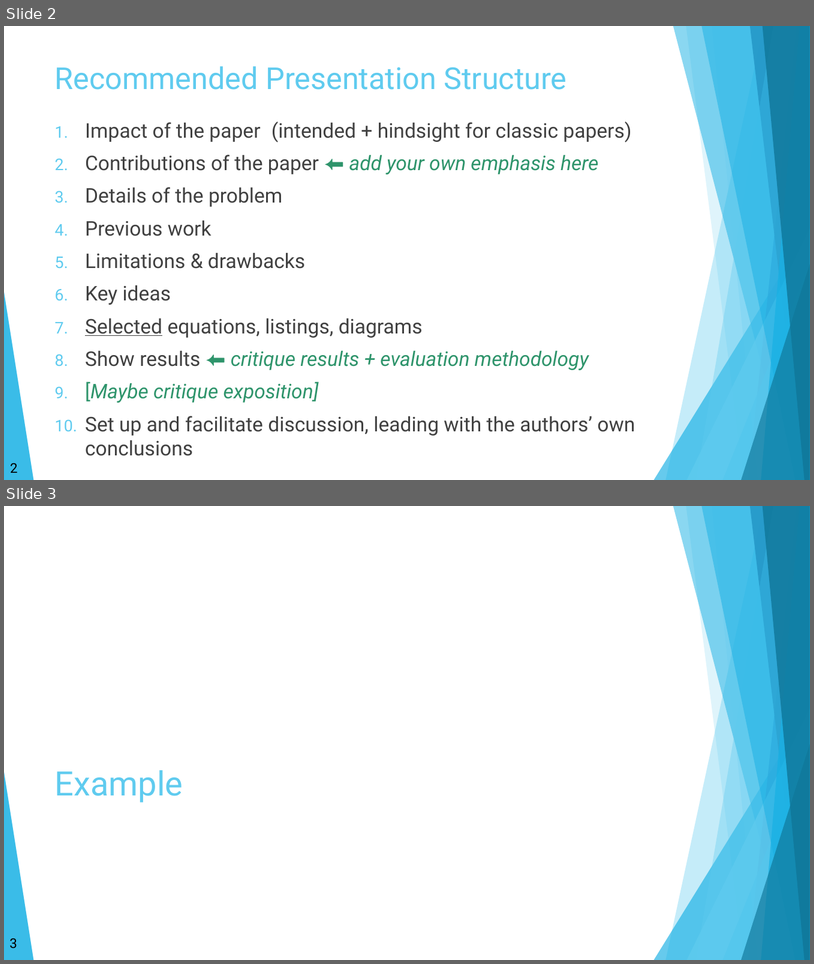
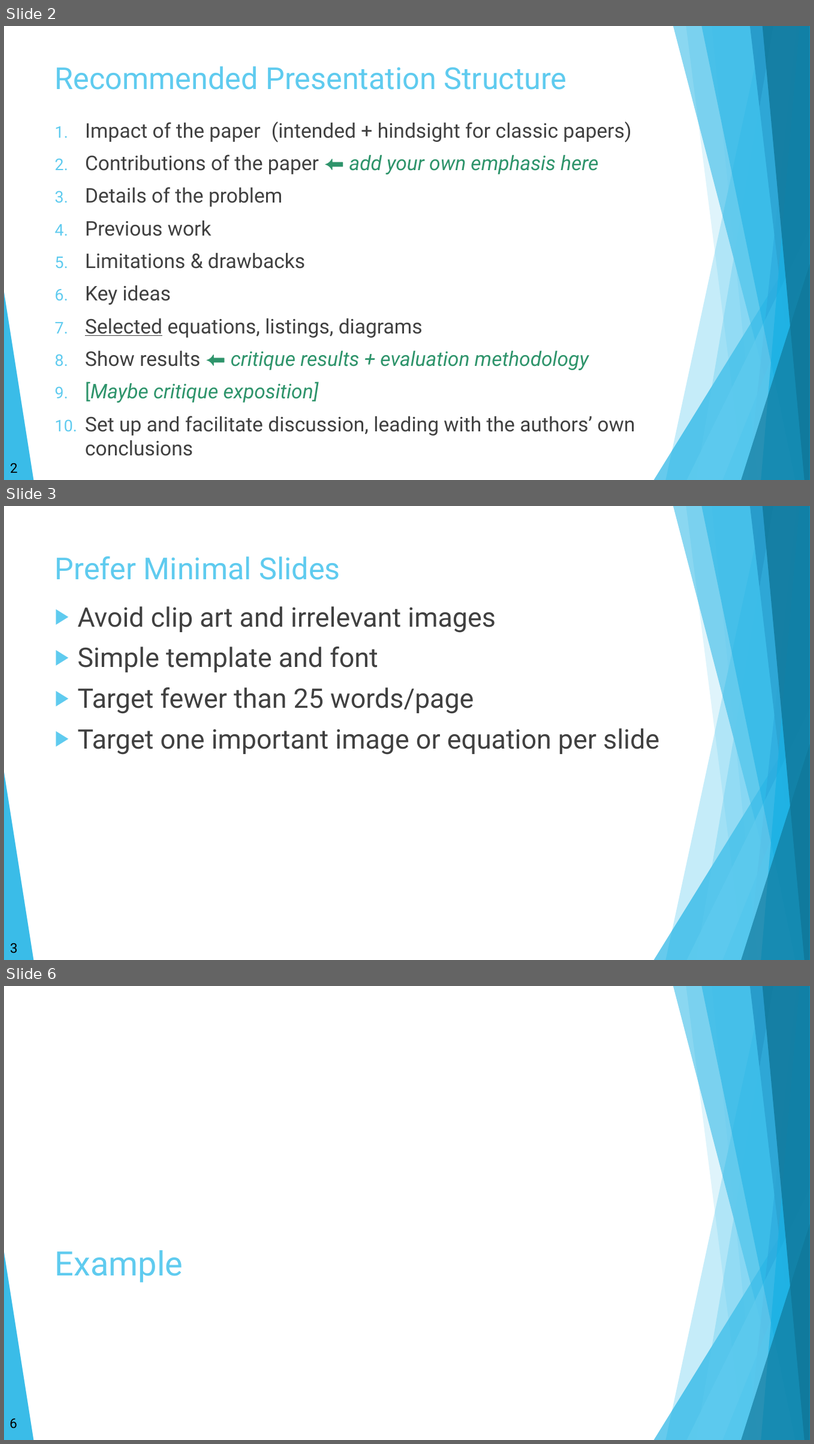
Before and after one commit to morgan3d/advanced-ray-tracing-course, a slide deck: present-research.pptx. Shown one above the other, each under a label of ours: slides 2 and 3 before the commit, slides 2, 3 and 6 after it; the slides between them are not shown. The pictures are 814x964 and 814x1444 pixels, drawn with LibreOffice and Linux fonts; fonts in the diff are those of the drawing. Boxes give left, top, right and bottom in pixels: in the first picture for what was removed or moved away, otherwise in the second. Text is boxed around its words. In the diff, an @@ line names an element or a change of style, - is before the commit and + after.

```diff
--- a/present-research.pptx
+++ b/present-research.pptx
@@ slide 3 added at box(4, 506, 810, 960), background #FFFFFF; not listed: 16 template elements that a slide beside it also shows @@
@@ title added at box(55, 556, 340, 580), 36 pt, text #5FCBEF @@
+Prefer Minimal Slides
@@ text added at box(78, 606, 660, 754), 32 pt, text #404040 @@
+▶ Avoid clip art and irrelevant images
+▶ Simple template and font
+▶ Target fewer than 25 words/page
+▶ Target one important image or equation per slide
@@ page number added at box(10, 943, 18, 953), 16 pt, text #000000 @@
+3
@@ what was slide 3 is now slide 6 @@
@@ page number at box(9, 1418, 17, 1428): text changed @@
-3
+6
```
Also in this commit, not shown: 3 other slides added.
